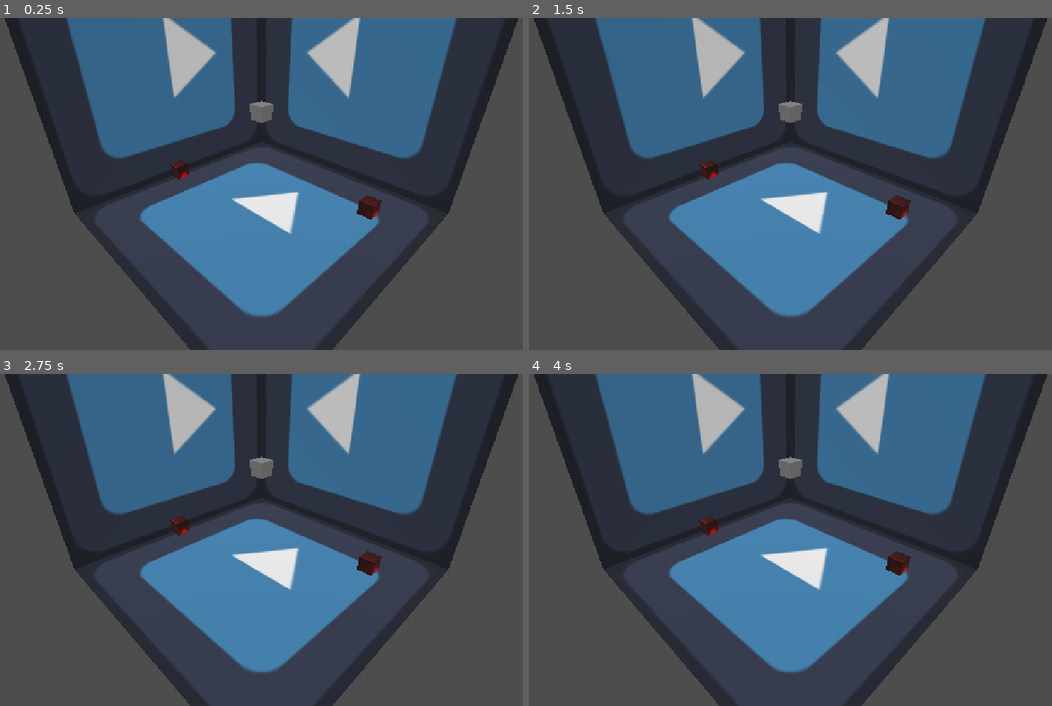
Above: before the commit, frames 1-4 (two rows, left to right).
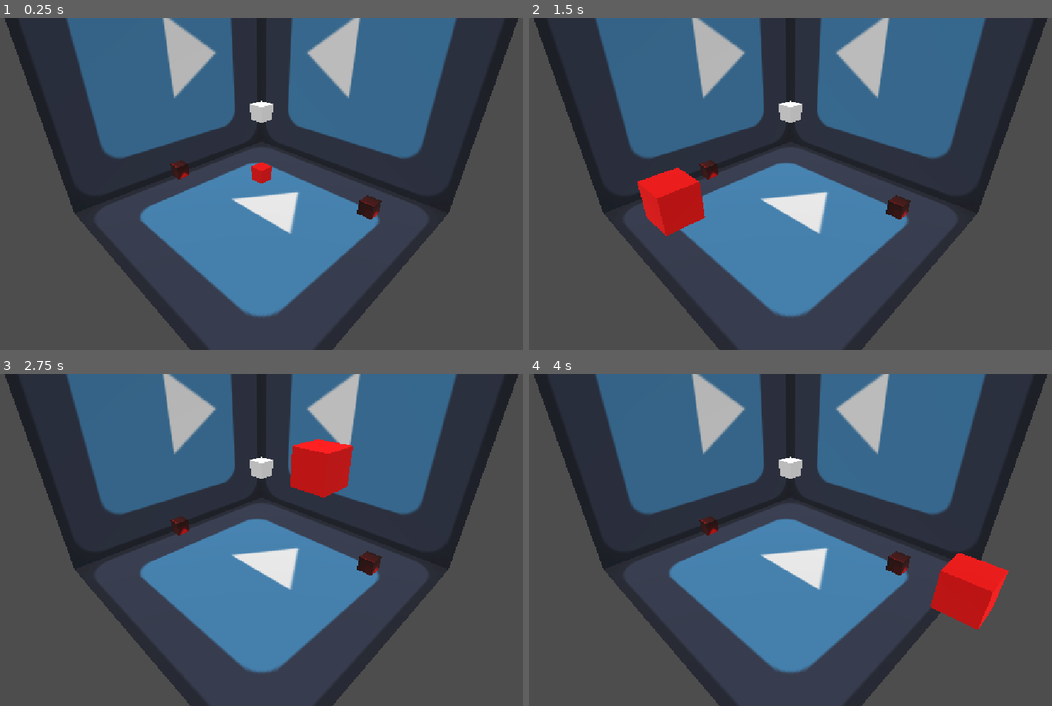
Above: after the commit, the same moments.

Repository: TotoEnF5/enjam-2026
Game: Godot game, scene res://scenes/node_3d.tscn
The game is run twice, just before and just after one commit, with the same random seed, the same clock (stepped at 60 frames per second) and the same inputs. The engine's default icon, where the game draws it, is replaced by a stand-in: a white triangle on a blue panel in a dark square.
Inputs (mouse positions are in pixels of both pictures, inside the frame that each line leads up to):
- Up to frame 1 (0.25 s): no input
- Up to frame 2 (1.5 s): tap Enter at 0.5 s; move the mouse to (921, 167) at 0.52 s; click (921, 167) at 0.67 s; tap Space at 1.25 s; move the mouse to (670, 200) at 1.27 s; click (670, 200) at 1.42 s
- Up to frame 3 (2.75 s): tap Enter at 2 s; move the mouse to (319, 466) at 2.02 s; click (319, 466) at 2.17 s
- Up to frame 4 (4 s): tap Space at 2.75 s; move the mouse to (759, 606) at 2.77 s; click (759, 606) at 2.92 s; tap Enter at 3.5 s; move the mouse to (968, 589) at 3.52 s; click (968, 589) at 3.67 s

The runs differ from the first frame. In frame 1, 0.4% of the frame differs, in the area x 47-53%, y 24-50%; in frame 2, 2.1%; in frame 3, 1.9%; in frame 4, 2.4%, in the area x 47-92%, y 24-77%.

Commit message:
super push de la mort qui tue

Diff:
--- a/scenes/node_3d.tscn
+++ b/scenes/node_3d.tscn
@@ -3,6 +3,7 @@
 [ext_resource type="Texture2D" uid="uid://ca6l2er2a5crg" path="res://icon.svg" id="1_tyffc"]
 [ext_resource type="PackedScene" uid="uid://j3j4co2wp81e" path="res://scenes/object.tscn" id="2_ns6u7"]
 [ext_resource type="PackedScene" uid="uid://duo44oo3kqxdl" path="res://scenes/snap_point.tscn" id="3_5t4e2"]
+[ext_resource type="PackedScene" uid="uid://tl12l6wootjk" path="res://scenes/object_mover.tscn" id="4_xvgsr"]
 
 [sub_resource type="PlaneMesh" id="PlaneMesh_c6agx"]
 size = Vector2(5, 5)
@@ -42,9 +43,13 @@
 mesh = SubResource("PlaneMesh_tyffc")
 surface_material_override/0 = SubResource("StandardMaterial3D_kqkwp")
 
-[node name="Object" parent="." unique_id=245253461 node_paths=PackedStringArray("camera") instance=ExtResource("2_ns6u7")]
+[node name="Objects" type="Node3D" parent="." unique_id=1195166315]
+
+[node name="Object" parent="Objects" unique_id=245253461 instance=ExtResource("2_ns6u7")]
 transform = Transform3D(1, 0, 0, 0, 1, 0, 0, 0, 1, 0, 1.9618556, 0)
-camera = NodePath("../Camera3D")
+
+[node name="Object2" parent="Objects" unique_id=276284403 instance=ExtResource("2_ns6u7")]
+transform = Transform3D(1, 0, 0, 0, 1, 0, 0, 0, 1, 0, 0.8689432, 0)
 
 [node name="Snappers" type="Node3D" parent="." unique_id=1393859304]
 
@@ -53,3 +58,6 @@
 
 [node name="SnapPoint2" parent="Snappers" unique_id=1993417590 instance=ExtResource("3_5t4e2")]
 transform = Transform3D(1, 0, 0, 0, 1, 0, 0, 0, 1, 1.6933775, 0.5791967, -0.778409)
+
+[node name="ObjectMover" parent="." unique_id=1059546158 node_paths=PackedStringArray("camera") instance=ExtResource("4_xvgsr")]
+camera = NodePath("../Camera3D")
--- a/scenes/object.tscn
+++ b/scenes/object.tscn
@@ -4,6 +4,9 @@
 
 [sub_resource type="BoxMesh" id="BoxMesh_c6agx"]
 size = Vector3(0.25, 0.25, 0.25)
+
+[sub_resource type="StandardMaterial3D" id="StandardMaterial3D_pkda2"]
+resource_local_to_scene = true
 
 [sub_resource type="BoxShape3D" id="BoxShape3D_c6agx"]
 size = Vector3(0.25, 0.25, 0.25)
@@ -13,6 +16,7 @@
 
 [node name="MeshInstance3D" type="MeshInstance3D" parent="." unique_id=356192535]
 mesh = SubResource("BoxMesh_c6agx")
+surface_material_override/0 = SubResource("StandardMaterial3D_pkda2")
 
 [node name="StaticBody3D" type="StaticBody3D" parent="." unique_id=63286395]
 
--- /dev/null
+++ b/scenes/object_mover.tscn
@@ -0,0 +1,6 @@
+[gd_scene format=3 uid="uid://tl12l6wootjk"]
+
+[ext_resource type="Script" uid="uid://dr52tr20oki6c" path="res://scripts/object_mover.gd" id="1_p123v"]
+
+[node name="ObjectMover" type="Node3D" unique_id=564420430]
+script = ExtResource("1_p123v")
--- a/scenes/snap_point.tscn
+++ b/scenes/snap_point.tscn
@@ -10,9 +10,18 @@
 albedo_color = Color(1, 0, 0, 1)
 albedo_texture = ExtResource("2_uarwm")
 
+[sub_resource type="BoxShape3D" id="BoxShape3D_c6agx"]
+size = Vector3(0.25, 0.25, 0.25)
+
 [node name="SnapPoint" type="Node3D" unique_id=1161725782]
 script = ExtResource("1_3w5ko")
 
 [node name="MeshInstance3D" type="MeshInstance3D" parent="." unique_id=144146389]
 mesh = SubResource("BoxMesh_c6agx")
 surface_material_override/0 = SubResource("StandardMaterial3D_3w5ko")
+
+[node name="StaticBody3D" type="StaticBody3D" parent="." unique_id=1530563220]
+collision_layer = 2
+
+[node name="CollisionShape3D" type="CollisionShape3D" parent="StaticBody3D" unique_id=409592790]
+shape = SubResource("BoxShape3D_c6agx")
--- a/scripts/object.gd
+++ b/scripts/object.gd
@@ -1,28 +1,14 @@
 extends Node3D
 
 
-@export var camera: Camera3D
-@export var raycast_length: float = 1000
+@onready var _mesh = $MeshInstance3D
 
 
-func _input(event: InputEvent) -> void:
-	if event is not InputEventMouseButton:
-		return
-
-	var mouse_event: InputEventMouseButton = event
-	if not mouse_event.pressed:
-		_raycast(mouse_event.position)
+func target() -> void:
+	var material = _mesh.get_surface_override_material(0)
+	material.albedo_color = Color.RED
 
 
-func _raycast(mouse_pos: Vector2) -> void:
-	var space = get_world_3d().direct_space_state
-	var origin = camera.project_ray_origin(mouse_pos)
-	var end = origin + camera.project_ray_normal(mouse_pos) * raycast_length
-
-	var query = PhysicsRayQueryParameters3D.create(origin, end)
-	var result = space.intersect_ray(query)
-
-	if not result:
-		return
-
-	var object = result.collider.get_parent()
+func untarget() -> void:
+	var material = _mesh.get_surface_override_material(0)
+	material.albedo_color = Color.WHITE
--- /dev/null
+++ b/scripts/object_mover.gd
@@ -0,0 +1,54 @@
+extends Node3D
+
+
+@export var camera: Camera3D
+@export var raycast_length: float = 1000
+
+
+const _OBJECT_MASK: int = 0b1
+const _SNAPPER_MASK: int = 0b01
+
+var _current_object: Node3D = null
+var _targeted_object: Node3D = null
+
+
+func _input(event: InputEvent) -> void:
+	if event is not InputEventMouse:
+		return
+
+	if event.is_pressed():
+		if _targeted_object != _current_object:
+			_current_object = _targeted_object
+
+
+	if _current_object != null:
+		var mouse_pos = get_viewport().get_mouse_position()
+		var pos = camera.project_ray_origin(mouse_pos)
+		_current_object.position = pos + camera.project_ray_normal(mouse_pos) * 2
+
+
+func _physics_process(delta: float) -> void:
+	var object = _raycast(_OBJECT_MASK)
+	if object != null:
+		if _targeted_object != null:
+			_targeted_object.untarget()
+		_targeted_object = object
+		_targeted_object.target()
+	else:
+		if _targeted_object != null:
+			_targeted_object.untarget()
+
+func _raycast(mask: int) -> Node3D:
+	var mouse_pos = get_viewport().get_mouse_position()
+	var space = get_world_3d().direct_space_state
+	var origin = camera.project_ray_origin(mouse_pos)
+	var end = origin + camera.project_ray_normal(mouse_pos) * raycast_length
+
+	var query = PhysicsRayQueryParameters3D.create(origin, end, mask)
+	var result = space.intersect_ray(query)
+
+	if not result:
+		return null
+
+	var object = result.collider.get_parent()
+	return object
Not shown, added: scripts/object_mover.gd.uid
